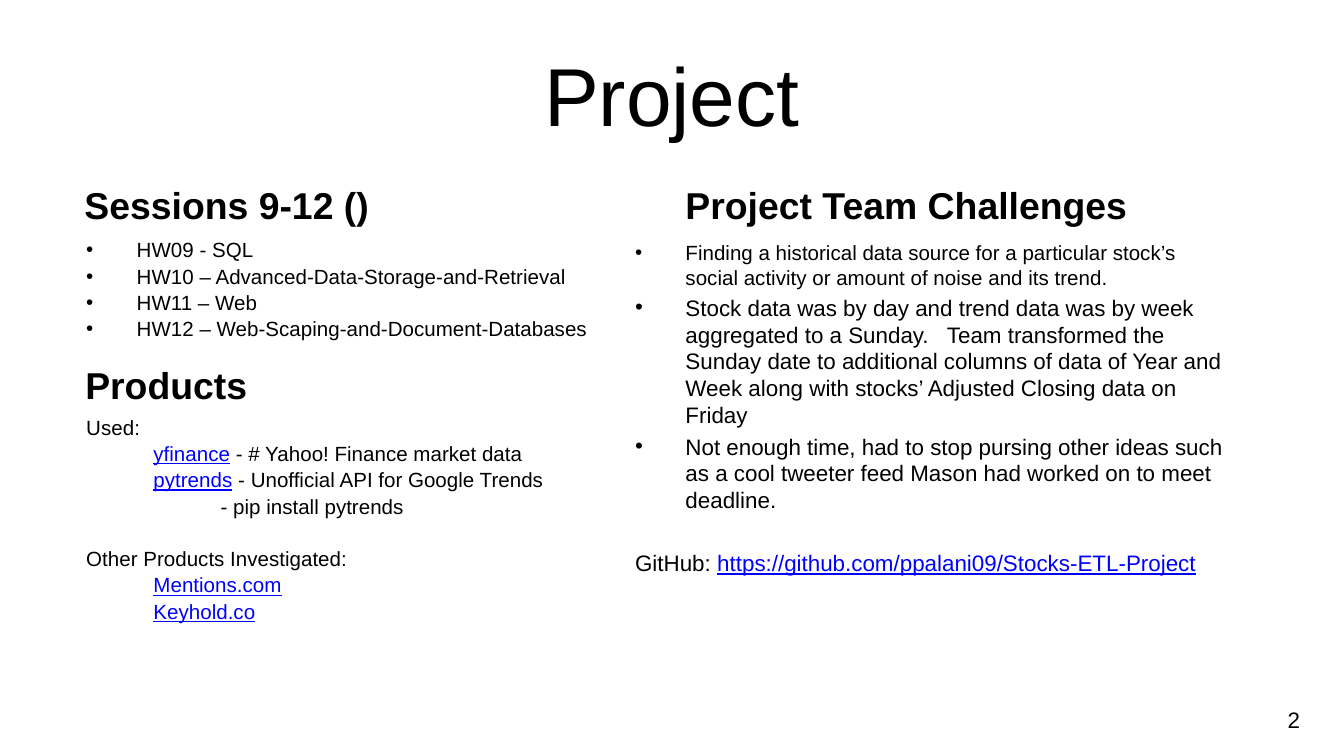
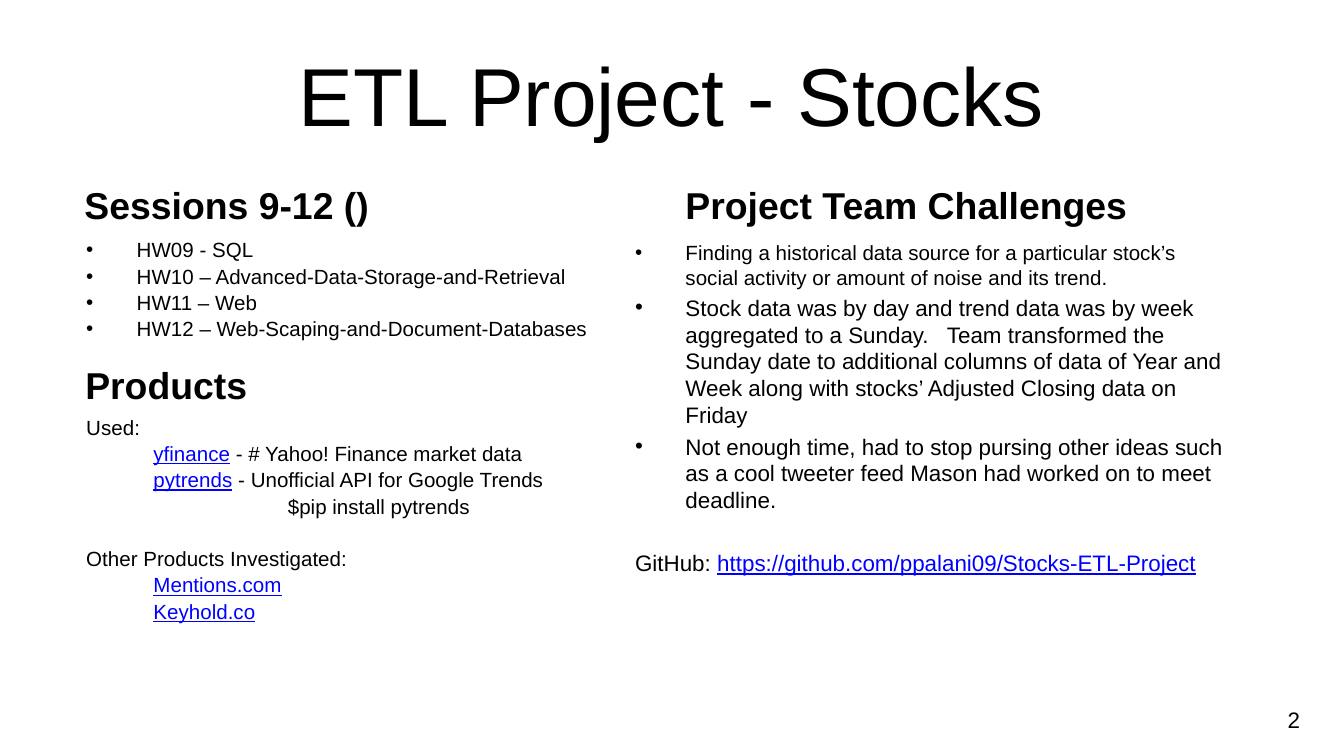
Before and after one commit to CCC-GH/Stocks-ETL-Project, a slide deck: slide 3 of NU-Project2_Stocks.pptx. Drawn at 1344x756 pixels with LibreOffice and Linux fonts; fonts in the diff are those of the drawing; background and template pictures are left out. Boxes give left, top, right and bottom in pixels: in the first picture for what was removed or moved away, otherwise in the second. Text is boxed around its words. In the diff, an @@ line names an element or a change of style, - is before the commit and + after.

```diff
--- a/NU-Project2_Stocks.pptx
+++ b/NU-Project2_Stocks.pptx
@@ title at [299, 66, 1043, 141]: text changed @@
-Project
+ETL Project - Stocks
@@ text at [288, 498, 470, 518]: text changed @@
-- pip install pytrends
+$pip install pytrends
```
Also in this commit, not shown: 3 slides added, 3 slides removed.
